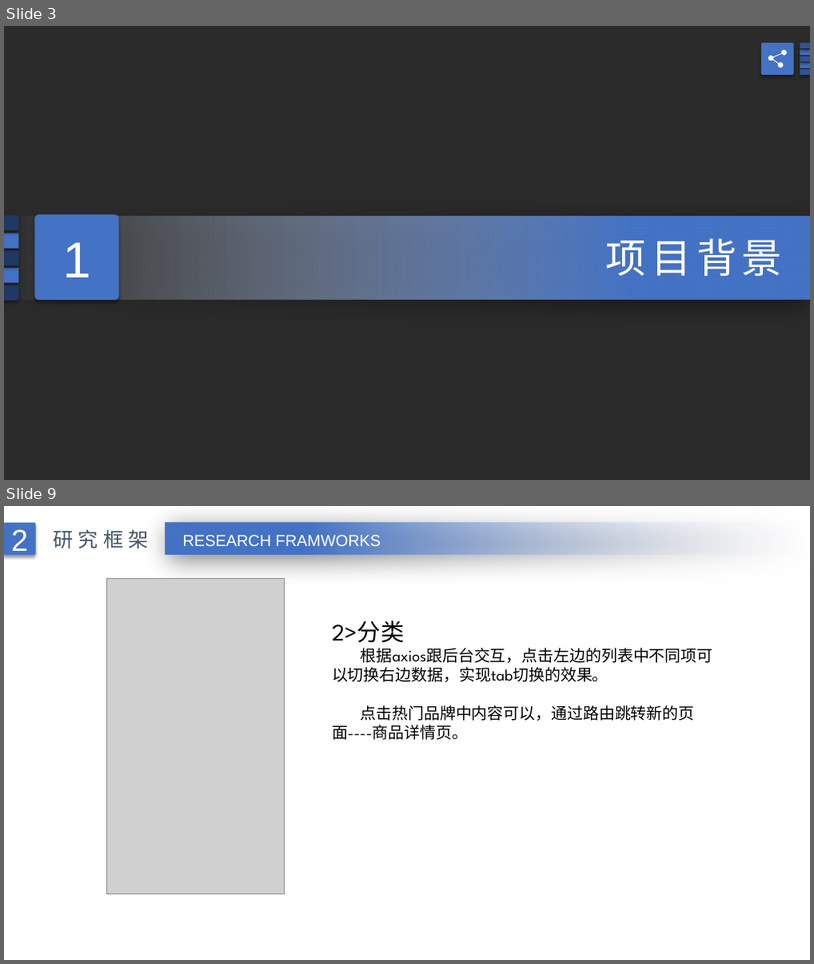
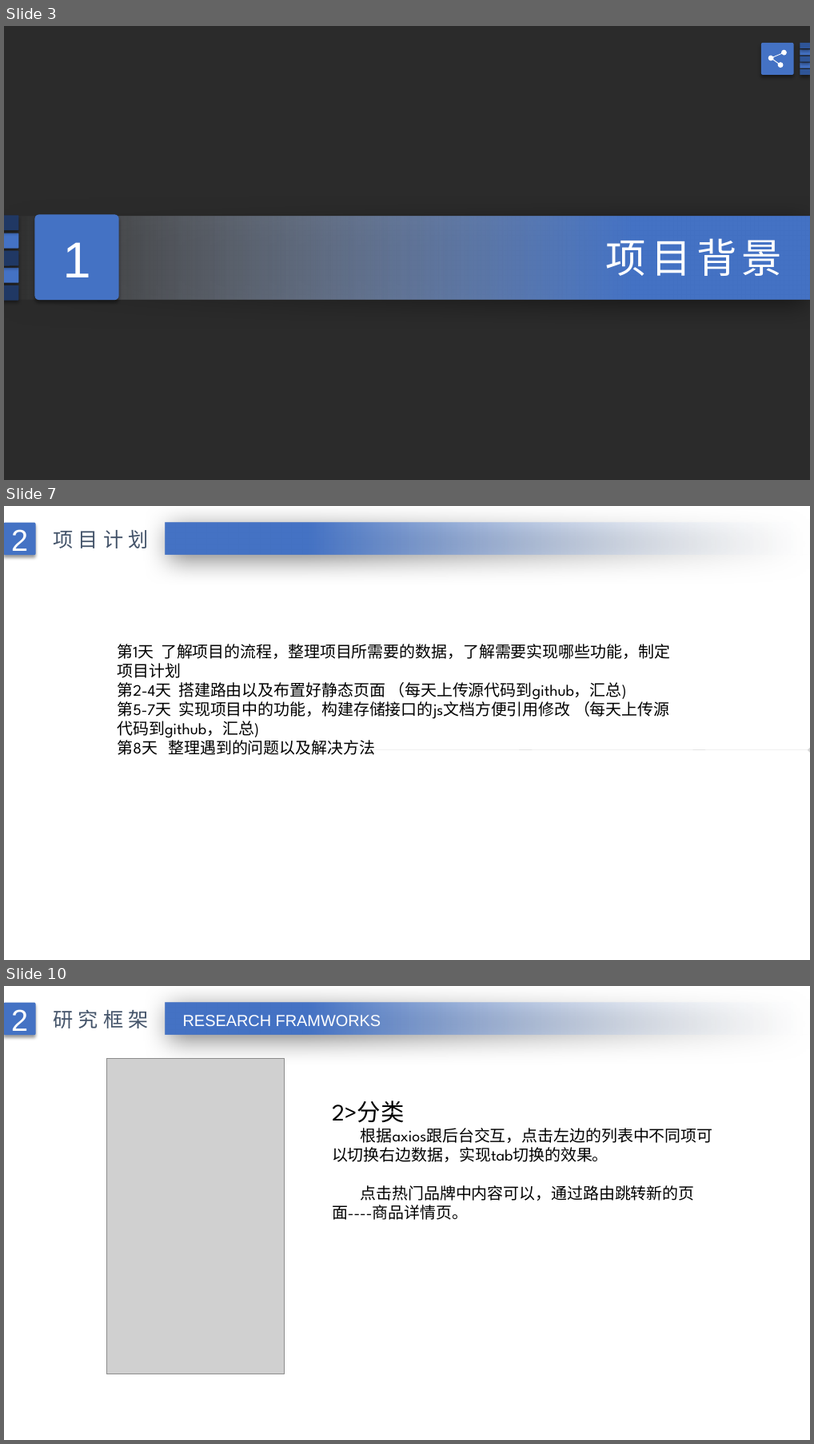
Before and after one commit to liujianhang1314/youGou, a slide deck: 刘建行.pptx. Shown one above the other, each under a label of ours: slides 3 and 9 before the commit, slides 3, 7 and 10 after it; the slides between them are not shown. The pictures are 814x964 and 814x1444 pixels, drawn with LibreOffice and Linux fonts; fonts in the diff are those of the drawing; grey boxes stand for pictures; background and template pictures are left out; a plain dark background stands for a picture behind light text. Boxes give left, top, right and bottom in pixels: in the first picture for what was removed or moved away, otherwise in the second. Text is boxed around its words. In the diff, an @@ line names an element or a change of style, - is before the commit and + after.

```diff
--- a/刘建行.pptx
+++ b/刘建行.pptx
@@ slide 7 added at <box>4,506,810,960</box>, background picture (left out) @@
@@ rounded rectangle added at <box>4,522,35,555</box>, fill #4472C4, 36 pt, text #FFFFFF @@
+2
@@ rectangle added at <box>166,523,810,555</box>, fill gradient #F7FAFD to #4472C4 @@
@@ text added at <box>53,530,149,548</box>, 24 pt, text #44546A @@
+项目计划
@@ text added at <box>117,644,670,755</box>, 19 pt, text #000000 @@
+第1天 了解项目的流程，整理项目所需要的数据，了解需要实现哪些功能，制定项目计划
+第2-4天 搭建路由以及布置好静态页面 （每天上传源代码到github，汇总)
+第5-7天 实现项目中的功能，构建存储接口的js文档方便引用修改 （每天上传源代码到github，汇总)
+第8天 整理遇到的问题以及解决方法
@@ double arrow added from (206, 749) to (810, 750), #808080 0.25 pt @@
@@ what was slide 9 is now slide 10 @@
```
Also in this commit, not shown: 7 slides changed, 4 other slides added, 2 slides removed, 19 other files.
